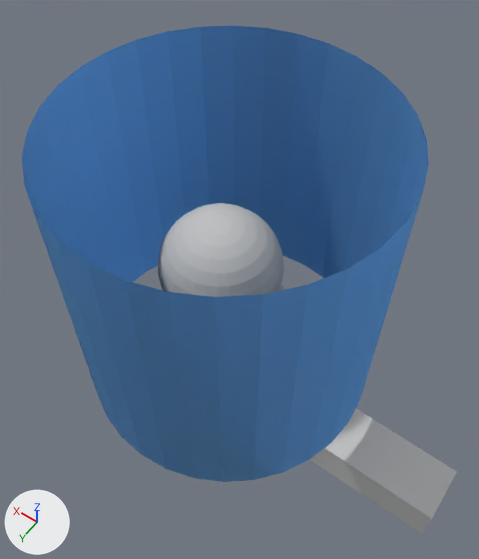
Two versions of the Blender file Javoc/Assets/meshes/complementos/lamparaPared.blend, one commit apart.
Before and after are seen from a 50 mm lens placed at (2.9675, 0.58, 3.5344), pointed at (3.0438, 0.4733, 3.3666). The lights are fixed; the arrows at lower left show +X, +Y and +Z.

Script lines for the objects in view, before the commit:
```python
me_cube_001 = bpy.data.meshes.new('Cube.001')
me_cube_001.from_pydata(...)  # 16 vertices, 14 faces; spans x 0.78..1.25, y 4.46..5.25, z 0.03..2.81
me_cube_001.materials.append(mat_material_001)  # light grey #cccccc
me_cylinder_000 = bpy.data.meshes.new('Cylinder.000')
me_cylinder_000.from_pydata(...)  # 64 vertices, 32 faces; spans x -1.0..1.0, y -1.0..1.0, z -1.0..1.0
me_cylinder_000.materials.append(mat_material_002)  # blue #76b0e7
me_cylinder_001 = bpy.data.meshes.new('Cylinder.001')
me_cylinder_001.from_pydata(...)  # 64 vertices, 32 faces; spans x -1.0..1.0, y -1.0..1.0, z -1.0..1.0
me_cylinder_001.materials.append(mat_material_002)  # blue #76b0e7
me_sphere = bpy.data.meshes.new('Sphere')
me_sphere.from_pydata(...)  # a UV sphere (32 segments, 16 rings, poles along z) spanning x -1.0..1.0, y -1.0..1.0, z -1.0..1.0
me_sphere.materials.append(mat_material_001)  # light grey #cccccc
ob_cube = bpy.data.objects.new('Cube', me_cube_001)
ob_cube.location = (2.7917, 0.3534, 3.2885)
ob_cube.scale = (0.214, 0.025, 0.0262)
ob_cylinder = bpy.data.objects.new('Cylinder', me_cylinder_001)
ob_cylinder.location = (3.0462, 0.4758, 3.3756)
ob_cylinder.scale = (0.05, 0.05, 0.05)
ob_cylinder_001 = bpy.data.objects.new('Cylinder.001', me_cylinder_000)
ob_cylinder_001.location = (3.0462, 0.4758, 3.3756)
ob_cylinder_001.scale = (0.05, 0.05, 0.05)
ob_sphere = bpy.data.objects.new('Sphere', me_sphere)
ob_sphere.location = (3.05, 0.4748, 3.3703)
ob_sphere.scale = (0.02, 0.02, 0.02)
```
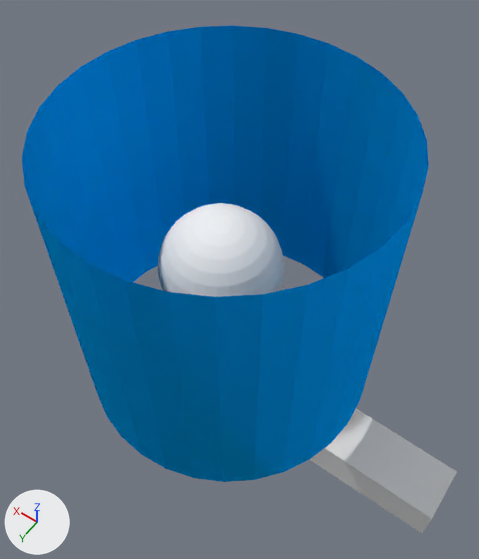
Scene script edits in JSON lines:
```json
{"op": "add", "block": "mat_lamp_cover", "code": ["mat_lamp_cover = diffuse_material('lamp_cover')", "mat_lamp_cover.base_color = (0.000911, 0.397, 0.905)  # blue #03a9f4"]}
{"op": "add", "block": "mat_bulb", "code": ["mat_bulb = diffuse_material('bulb')", "mat_bulb.base_color = (1.0, 1.0, 1.0)  # white #ffffff"]}
{"block": "me_cylinder_000", "where": "me_cylinder_000.from_pydata(...)  # 64 vertices, 32 faces; spans x -1.0..1.0, y -1.0..1.0, z -1.0..1.0"}
{"op": "remove", "block": "me_cylinder_000", "code": "me_cylinder_000.materials.append(mat_material_002)  # blue #76b0e7"}
{"op": "add", "block": "me_cylinder_000", "code": "me_cylinder_000.materials.append(mat_lamp_cover)  # blue #03a9f4"}
{"block": "me_sphere", "where": "me_sphere.from_pydata(...)  # 482 vertices, 512 faces; spans x -1.0..1.0, y -1.0..1.0, z -1.0..1.0"}
{"op": "remove", "block": "me_sphere", "code": "me_sphere.materials.append(mat_material_001)  # light grey #cccccc"}
{"op": "add", "block": "me_sphere", "code": "me_sphere.materials.append(mat_bulb)  # white #ffffff"}
{"block": "me_cylinder_001", "where": "me_cylinder_001.from_pydata(...)  # 64 vertices, 32 faces; spans x -1.0..1.0, y -1.0..1.0, z -1.0..1.0"}
{"op": "remove", "block": "me_cylinder_001", "code": "me_cylinder_001.materials.append(mat_material_002)  # blue #76b0e7"}
{"op": "add", "block": "me_cylinder_001", "code": "me_cylinder_001.materials.append(mat_lamp_cover)  # blue #03a9f4"}
```

Pixel boxes (x1, y1, x2, y2) of what changed, in the pictures (479 x 559 px):
```json
{"object": "Cylinder.001", "change": "recoloured", "before": [22, 25, 429, 480], "after": [22, 25, 429, 480]}
{"object": "Cylinder", "change": "recoloured", "before": [26, 32, 426, 482], "after": [26, 32, 426, 482]}
{"object": "Sphere", "change": "recoloured", "before": [158, 203, 284, 297], "after": [158, 203, 284, 297], "on screen": "grey to white"}
```
